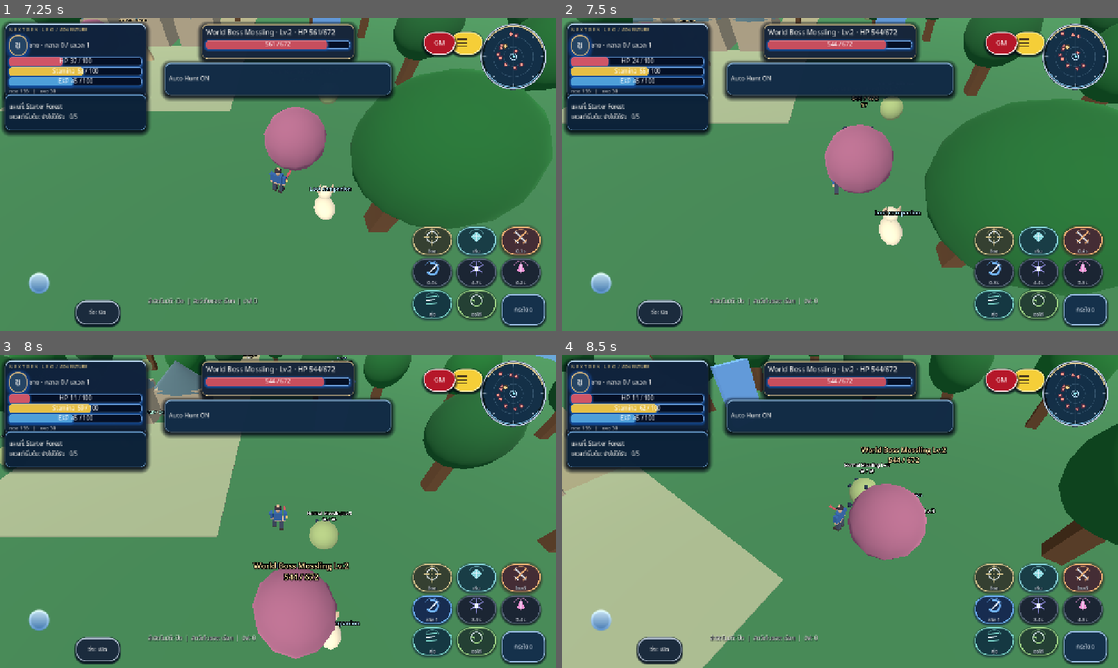
Above: before the commit, frames 1-4 (two rows, left to right).
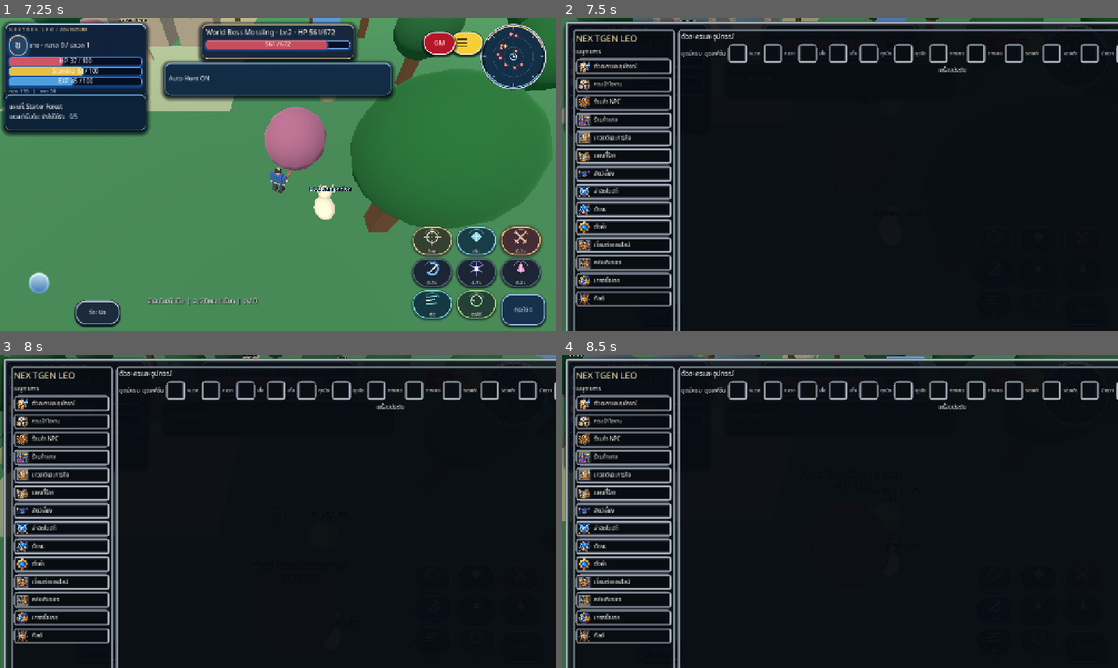
Above: after the commit, the same moments.

Repository: redfullmoon209-debug/NexTgenLeo
Game: Godot game, scene res://scenes/main.tscn
Two runs of this game, one before a commit and one after it. Both use one fixed random seed, a clock stepped at 60 frames per second and the inputs below.
Inputs (mouse positions are in pixels of both pictures, inside the frame that each line leads up to):
- Up to frame 1 (7.25 s): click "กระโดด" at 0.5 s; tap Enter at 1.25 s; move the mouse to (400, 158) at 1.27 s; hold D 1.28-2 s; tap Tab at 1.35 s; click (400, 158) at 1.42 s; tap Space at 1.52, 4.52 s; drag from (166, 190) to (250, 237) at 2.02 s; move the mouse to (333, 105) at 2.77 s; hold D 2.78-3.5 s; tap 1 at 2.85 s; click (333, 105) at 2.92 s; drag from (250, 237) to (111, 127) at 3.52 s; move the mouse to (444, 221) at 4.27 s; hold A 4.28-5 s; tap 3 at 4.35 s; click (444, 221) at 4.42 s; drag from (111, 127) to (194, 96) at 5.02 s; move the mouse to (305, 174) at 5.77 s; hold S 5.78-6.5 s; tap H at 5.85 s; click (305, 174) at 5.92 s; drag from (194, 96) to (166, 190) at 6.52 s
- Up to frame 2 (7.5 s): move the mouse to (962, 158) at 7.27 s; hold W from 7.28 s (still down); tap B at 7.35 s; click (962, 158) at 7.42 s
- Up to frame 3 (8 s): keep holding W; tap Space at 7.52 s
- Up to frame 4 (8.5 s): release W at 8 s; drag from (728, 527) to (812, 574) at 8.02 s

Frame 1 is identical in both runs. In frame 2, 98% of the frame differs, in the area x 0-100%, y 0-100%; in frame 3, 98%; in frame 4, 98%.
Error before the commit: Parse Error: Function "_refresh_character_preview()" not found in base self. (res://scripts/silver_inventory_workspace.gd:167)

Commit message:
Place live 3D character portrait between combat and fashion slots with five jewellery slots beneath

Diff:
--- a/scripts/silver_inventory_workspace.gd
+++ b/scripts/silver_inventory_workspace.gd
@@ -242,42 +242,78 @@
 	for entry in MENU_SPECS:
 		_nav_button(str(entry["id"]), str(entry["title"]), int(entry["icon"]), nav_stack)
 	_button("ปิดหน้าต่าง [Esc]", func(): close_workspace(), nav_root, 38)
-	# Character + PvE/PvP stack in the middle.
+	# Character preview in the centre, combat equipment on the left,
+	# fashion equipment on the right, and five jewellery slots below.
 	var mid := VBoxContainer.new()
-	mid.custom_minimum_size.x = 338
+	mid.custom_minimum_size.x = 421
 	mid.add_theme_constant_override("separation", 6)
 	mid.size_flags_horizontal = Control.SIZE_EXPAND_FILL
 	columns.add_child(mid)
 	var gear := _panel(mid, "Character_Equipment_Panel.png")
+	gear.name = "CharacterEquipmentFrame"
 	gear.size_flags_vertical = Control.SIZE_EXPAND_FILL
 	var gear_column := VBoxContainer.new()
 	gear_column.add_theme_constant_override("separation", 4)
 	gear.add_child(gear_column)
 	gear_column.add_child(_label("ตัวละครและอุปกรณ์", 16))
 	var gear_scroll := ScrollContainer.new()
+	gear_scroll.name = "EquipmentScroll"
 	gear_scroll.size_flags_vertical = Control.SIZE_EXPAND_FILL
 	gear_scroll.horizontal_scroll_mode = ScrollContainer.SCROLL_MODE_DISABLED
 	gear_column.add_child(gear_scroll)
 	var gear_stack := VBoxContainer.new()
 	gear_stack.size_flags_horizontal = Control.SIZE_EXPAND_FILL
-	gear_stack.add_theme_constant_override("separation", 7)
+	gear_stack.add_theme_constant_override("separation", 6)
 	gear_scroll.add_child(gear_stack)
-		# Both columns use the same empty slot image; fashion gear is cosmetic.
-	equipment_grid = GridContainer.new()
-	equipment_grid.columns = 2
+	equipment_grid = HBoxContainer.new()
+	equipment_grid.name = "WarriorCharacterFashion"
 	equipment_grid.size_flags_horizontal = Control.SIZE_EXPAND_FILL
-	equipment_grid.add_theme_constant_override("h_separation", 5)
-	equipment_grid.add_theme_constant_override("v_separation", 5)
+	equipment_grid.add_theme_constant_override("separation", 6)
 	gear_stack.add_child(equipment_grid)
-	# Keep the existing live character preview without a second model system.
-	var preview_row := HBoxContainer.new()
-	preview_row.size_flags_horizontal = Control.SIZE_EXPAND_FILL
-	gear_stack.add_child(preview_row)
-	# Do not instantiate a second animated GLB viewport on this overlay:
-	# its textures can exceed the WebGL memory budget when combined with 100 cells.
-	var avatar_note := _label("ตัวละคร 3D แสดงในเกมด้านหลังหน้าต่าง", 12)
-	avatar_note.horizontal_alignment = HORIZONTAL_ALIGNMENT_CENTER
-	preview_row.add_child(avatar_note)
+	var warrior_col := VBoxContainer.new()
+	warrior_col.custom_minimum_size.x = 63
+	warrior_col.add_theme_constant_override("separation", 3)
+	equipment_grid.add_child(warrior_col)
+	var warrior_title := _label("ชุดนักรบ", 12)
+	warrior_title.horizontal_alignment = HORIZONTAL_ALIGNMENT_CENTER
+	warrior_col.add_child(warrior_title)
+	warrior_stack = VBoxContainer.new()
+	warrior_stack.name = "WarriorEquipmentSlots"
+	warrior_stack.add_theme_constant_override("separation", 2)
+	warrior_col.add_child(warrior_stack)
+	var character_col := VBoxContainer.new()
+	character_col.custom_minimum_size.x = 226
+	character_col.size_flags_horizontal = Control.SIZE_EXPAND_FILL
+	character_col.add_theme_constant_override("separation", 3)
+	equipment_grid.add_child(character_col)
+	var portrait_title := _label("ตัวละคร", 12)
+	portrait_title.horizontal_alignment = HORIZONTAL_ALIGNMENT_CENTER
+	character_col.add_child(portrait_title)
+	_build_character_preview(character_col)
+	var fashion_col := VBoxContainer.new()
+	fashion_col.custom_minimum_size.x = 63
+	fashion_col.add_theme_constant_override("separation", 3)
+	equipment_grid.add_child(fashion_col)
+	var fashion_title := _label("ชุดแฟชั่น", 12)
+	fashion_title.horizontal_alignment = HORIZONTAL_ALIGNMENT_CENTER
+	fashion_col.add_child(fashion_title)
+	fashion_stack = VBoxContainer.new()
+	fashion_stack.name = "FashionEquipmentSlots"
+	fashion_stack.add_theme_constant_override("separation", 2)
+	fashion_col.add_child(fashion_stack)
+	# Jewellery remains independent from fashion, in the exact requested order.
+	var jewelry_section := VBoxContainer.new()
+	jewelry_section.name = "JewelrySection"
+	jewelry_section.add_theme_constant_override("separation", 3)
+	gear_stack.add_child(jewelry_section)
+	var jewelry_title := _label("เครื่องประดับ", 13)
+	jewelry_title.horizontal_alignment = HORIZONTAL_ALIGNMENT_CENTER
+	jewelry_section.add_child(jewelry_title)
+	accessory_stack = HBoxContainer.new()
+	accessory_stack.name = "FiveJewelrySlots"
+	accessory_stack.alignment = BoxContainer.ALIGNMENT_CENTER
+	accessory_stack.add_theme_constant_override("separation", 5)
+	jewelry_section.add_child(accessory_stack)
 	# PvE/PvP is a separate panel, and no invented PvP stats are displayed.
 	var stats := _panel(mid, "PVE_PVP_Stats_Panel.png")
 	stats.custom_minimum_size.y = 110
@@ -289,7 +325,7 @@
 	stats_label.autowrap_mode = TextServer.AUTOWRAP_WORD_SMART
 	stats_column.add_child(stats_label)
 	# Main inventory pane.
-	var bag := _panel(columns, "Inventory_Panel.png", 445.0)
+	var bag := _panel(columns, "Inventory_Panel.png", 465.0)
 	bag.name = "InventoryRight"
 	var bag_stack := VBoxContainer.new()
 	bag_stack.add_theme_constant_override("separation", 5)
@@ -337,11 +373,75 @@
 	ext_inner.add_child(extension_content)
 	extension_frame.hide()
 
+
+func _build_character_preview(parent: VBoxContainer) -> void:
+	# A lightweight 3D portrait of the current equipped character, not a
+	# prepainted person. The viewport draws on demand rather than every frame.
+	avatar_preview_frame = _panel(parent, "Character_Equipment_Panel.png", 211.0)
+	avatar_preview_frame.name = "LiveCharacterPortrait"
+	avatar_preview_frame.custom_minimum_size.y = 415.0
+	var frame_inner := VBoxContainer.new()
+	avatar_preview_frame.add_child(frame_inner)
+	var viewport_holder := SubViewportContainer.new()
+	viewport_holder.name = "LivePortraitViewportContainer"
+	viewport_holder.stretch = true
+	viewport_holder.custom_minimum_size = Vector2(190.0, 390.0)
+	viewport_holder.size_flags_horizontal = Control.SIZE_EXPAND_FILL
+	viewport_holder.size_flags_vertical = Control.SIZE_EXPAND_FILL
+	viewport_holder.mouse_filter = Control.MOUSE_FILTER_IGNORE
+	frame_inner.add_child(viewport_holder)
+	avatar_viewport = SubViewport.new()
+	avatar_viewport.name = "LiveCharacterViewport"
+	avatar_viewport.size = Vector2i(144, 290)
+	avatar_viewport.own_world_3d = true
+	avatar_viewport.transparent_bg = true
+	avatar_viewport.render_target_update_mode = SubViewport.UPDATE_DISABLED
+	viewport_holder.add_child(avatar_viewport)
+	var stage_root := Node3D.new()
+	avatar_viewport.add_child(stage_root)
+	avatar_stage = Node3D.new()
+	avatar_stage.name = "PortraitMeshStage"
+	stage_root.add_child(avatar_stage)
+	var key_light := DirectionalLight3D.new()
+	key_light.rotation_degrees = Vector3(-40, -32, 0)
+	key_light.light_energy = 2.6
+	stage_root.add_child(key_light)
+	var fill_light := DirectionalLight3D.new()
+	fill_light.rotation_degrees = Vector3(-18, 95, 0)
+	fill_light.light_energy = 1.25
+	stage_root.add_child(fill_light)
+	var camera := Camera3D.new()
+	camera.name = "PortraitCamera"
+	camera.position = Vector3(0.0, 1.16, -2.95)
+	camera.fov = 34.0
+	stage_root.add_child(camera)
+	camera.look_at(Vector3(0.0, 0.98, 0.0), Vector3.UP)
+	camera.current = true
+
+func _refresh_character_preview() -> void:
+	if not visible or not is_instance_valid(avatar_stage) or not is_instance_valid(game):
+		return
+	var current_avatar: Node3D = game.get("avatar")
+	if not is_instance_valid(current_avatar):
+		return
+	# No duplicate() of skinned GLBs: use the existing shared Mesh resources,
+	# which avoids the node duplication error in Godot and keeps WebGL lighter.
+	for child in avatar_stage.get_children():
+		avatar_stage.remove_child(child)
+		child.queue_free()
+	var model := Node3D.new()
+	model.name = "PortraitModel"
+	avatar_stage.add_child(model)
+	game.call("_copy_preview_meshes", current_avatar, model)
+	avatar_viewport.render_target_update_mode = SubViewport.UPDATE_ONCE
+
+
 func open_workspace() -> void:
 	visible = true
 	_set_extension("")
 	_refresh_equipment()
 	_refresh_contents()
+	_refresh_character_preview()
 	_layout()
 	move_to_front()
 
